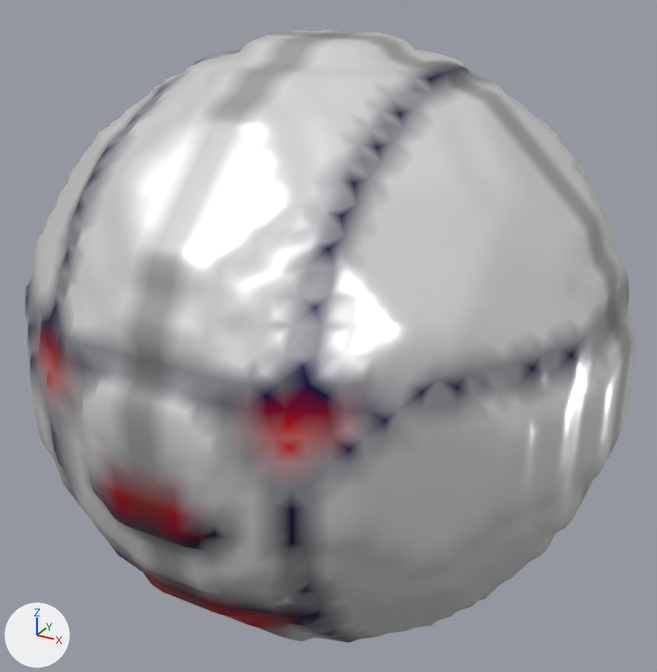
A saved change to the glTF model glb/smooth/1001-2000/1776.glb.
Camera for both pictures: a camera (50 mm lens) standing at (1.088, -1.975, 1.765) and looking at (0.001, 0.001, 0.776). The axes (+X, +Y, +Z) are drawn at lower left. The lights are the same throughout. Vertices at the same position are counted once.

Before the edit, the objects in view are built like this:
```python
me_mesh_0 = bpy.data.meshes.new('Mesh_0')
me_mesh_0.from_pydata(...)  # 4484 vertices, 8948 faces; spans x -0.78..0.78, y -0.78..0.78, z 0.0..1.55
me_mesh_0.materials.append(mat_material_0)
# before: 2236 (-0.03, 0.08, 1.55) at pixel (333, 32), 2237 (-0.03, 0.03, 1.55) at pixel (323, 34), 2238 (-0.03, -0.03, 1.55) at pixel (313, 36), 2239 (-0.03, -0.08, 1.55) at pixel (302, 37), 2360 (0.03, 0.08, 1.55) at pixel (352, 33)
# before: 2361 (0.03, 0.03, 1.55) at pixel (342, 35), 2362 (0.03, -0.03, 1.55) at pixel (332, 37), 2363 (0.03, -0.08, 1.55) at pixel (321, 39)
ob_mesh_0 = bpy.data.objects.new('Mesh_0', me_mesh_0)
ob_mesh_0.location = (0.0, 0.0, 0.0)
```
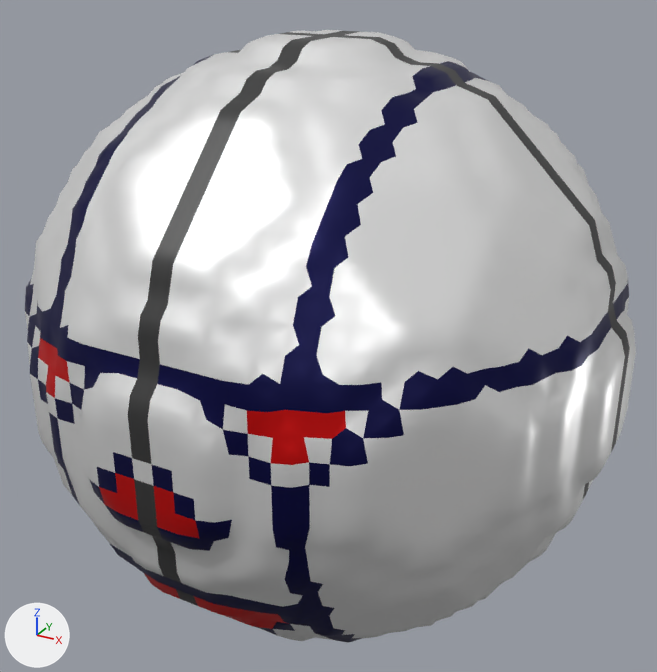
Where the change shows, as pixel boxes (x1, y1, x2, y2) in the pictures (657 x 672 px):
part 1 of me_mesh_0, cut back: (305, 32, 351, 39) in both
part 2 of me_mesh_0, recoloured: (25, 30, 634, 643) in both

The change, as a diff of the scene's bpy script:
```diff
--- a/glb/smooth/1001-2000/1776.glb.py
+++ b/glb/smooth/1001-2000/1776.glb.py
@@ me_mesh_0 @@
 # used by ob_mesh_0; location = (0.0, 0.0, 0.0)
 # verts and faces of me_mesh_0; kept vertices keep their numbers, new ones are numbered from 4484
-me_mesh_0.from_pydata(...)  # 4484 vertices, 8948 faces; spans x -0.78..0.78, y -0.78..0.78, z 0.0..1.55
+me_mesh_0.from_pydata(...)  # 4483 vertices, 8932 faces; spans x -0.78..0.78, y -0.78..0.78, z 0.0..1.55
+# me_mesh_0 part 1
+delete_faces([(2236, 2237, 2360), (2237, 2361, 2360), (2237, 2238, 2361), (2238, 2362, 2361), (2238, 2363, 2362), (2238, 2239, 2363)])
+faces += [(2236, 2239, 2360), (2239, 2363, 2360)]
+# me_mesh_0 part 2: 3860 kept faces spanning x -0.78..0.78, y -0.78..0.78, z 0.0..1.55 get new vertex colours
 me_mesh_0.materials.append(mat_material_0)
```
